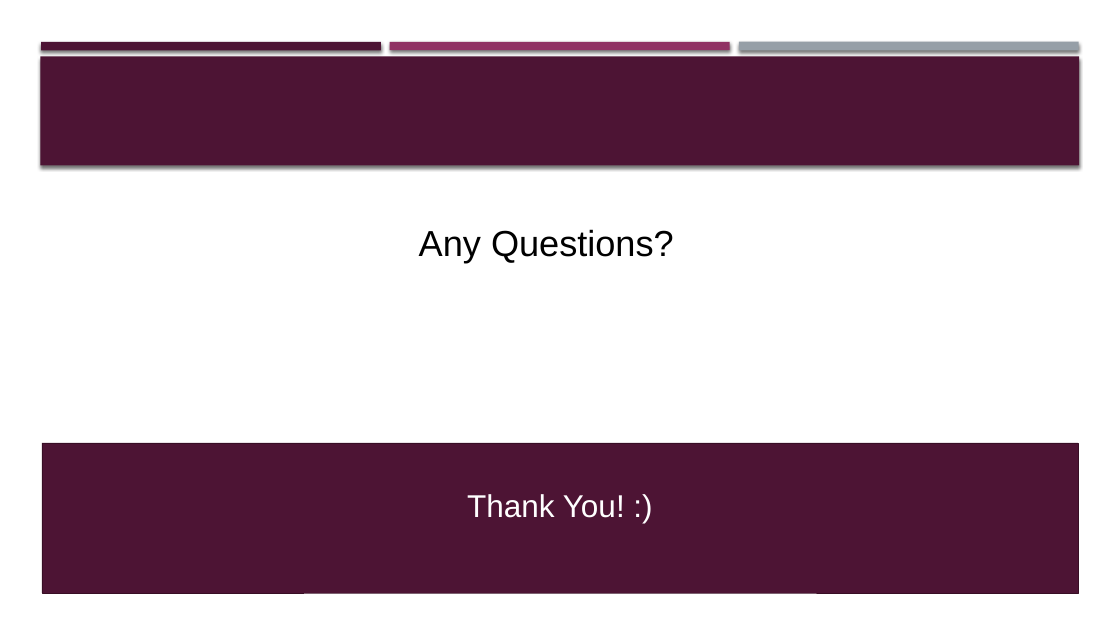
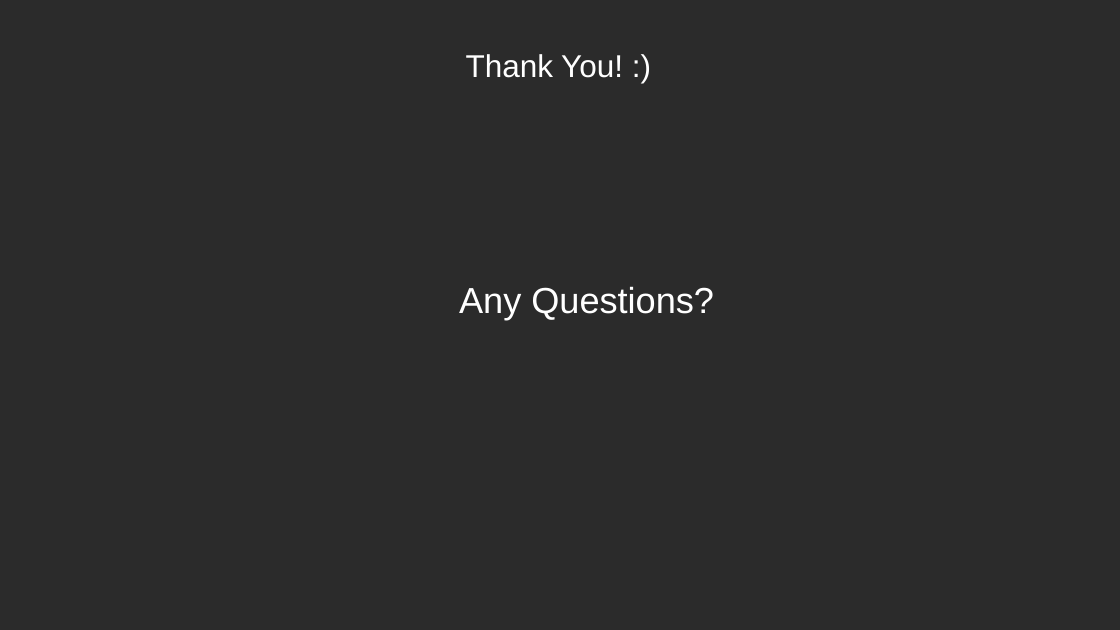
Before and after one commit to YoussifAssem/Genatac, a slide deck: slide 18 of E-Genetics/Proposal/genetics(2).pptx (slide 20 before the commit). Drawn at 1120x630 pixels with LibreOffice and Linux fonts; fonts in the diff are those of the drawing; background and template pictures are left out; a plain dark background stands for a picture behind light text. Boxes give left, top, right and bottom in pixels: in the first picture for what was removed or moved away, otherwise in the second. Text is boxed around its words. In the diff, an @@ line names an element or a change of style, - is before the commit and + after.

```diff
--- a/E-Genetics/Proposal/genetics(2).pptx
+++ b/E-Genetics/Proposal/genetics(2).pptx
@@ background #FFFFFF to picture (left out) @@
@@ rectangle removed at bbox=[40, 56, 1080, 166] @@
@@ rectangle removed at bbox=[41, 42, 381, 50] @@
@@ text "Thank You! :)": place and size @@
-text "Thank You! :)" at bbox=[467, 494, 625, 518]
+text "Thank You! :)" at bbox=[466, 54, 623, 78]
@@ rectangle removed at bbox=[390, 42, 730, 50] @@
@@ rectangle removed at bbox=[739, 42, 1079, 51] @@
@@ text "Any Questions?": place and size @@
-text "Any Questions?" at bbox=[419, 229, 674, 263]
+text "Any Questions?" at bbox=[459, 286, 714, 320]
@@ text "Any Questions?" at bbox=[459, 286, 714, 320]: text colour #000000 to #FFFFFF @@
@@ rectangle removed at bbox=[42, 443, 1078, 593] @@
```
Also in this commit, not shown: 12 other slides changed, 6 slides added, 8 slides removed, 2 other files.
